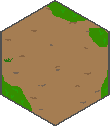
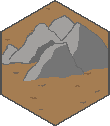
Two versions of the same layered image (110 × 126). Layer-by-layer changes:
added layer "Layer 1 copy 6" above "Layer 1 copy 3" over [2,2,108,111]
